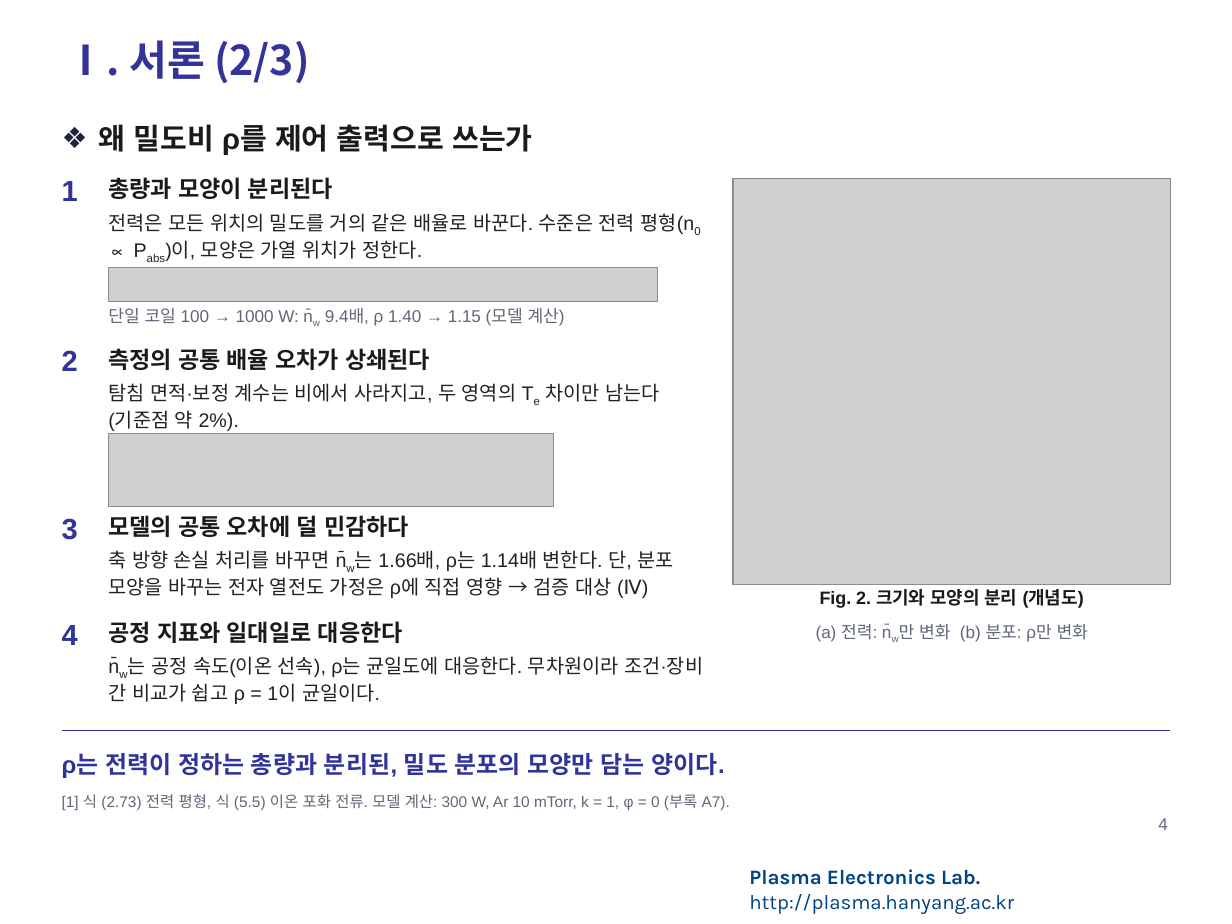
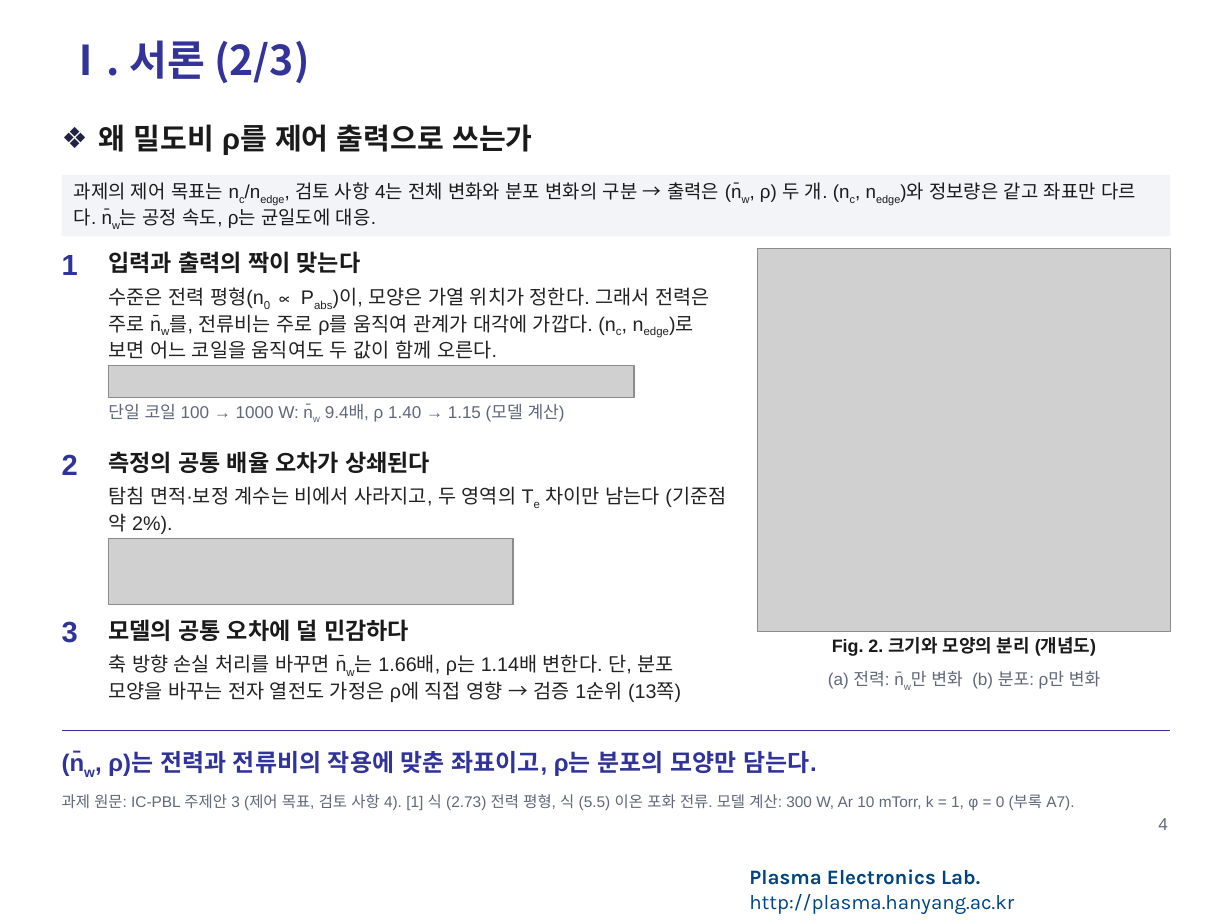
Before and after one commit to garlicjam-pyo/plasma, a slide deck: slide 4 of presentations/1차발표_피드백반영판.pptx. Drawn at 1232x924 pixels with LibreOffice and Linux fonts; fonts in the diff are those of the drawing; grey boxes stand for pictures; background and template pictures are left out. Boxes give left, top, right and bottom in pixels: in the first picture for what was removed or moved away, otherwise in the second. Text is boxed around its words. In the diff, an @@ line names an element or a change of style, - is before the commit and + after.

```diff
--- a/presentations/1차발표_피드백반영판.pptx
+++ b/presentations/1차발표_피드백반영판.pptx
@@ rectangle added at [62,175,1170,237], fill #F2F4F8, 11 pt, text #1A1A1A @@
+과제의 제어 목표는 nc/nedge, 검토 사항 4는 전체 변화와 분포 변화의 구분 → 출력은 (n̄w, ρ) 두 개. (nc, nedge)와 정보량은 같고 좌표만 다르다. n̄w는 공정 속도, ρ는 균일도에 대응.
@@ text removed at [108,177,333,199] @@
-총량과 모양이 분리된다
@@ text "1": place and size @@
-text "1" at [62,181,78,201]
+text "1" at [62,255,78,275]
@@ text added at [108,251,361,273], 13.5 pt, text #1A1A1A, bold @@
+입력과 출력의 짝이 맞는다
@@ picture: place and size @@
-picture at [733,179,1170,584]
+picture at [758,249,1170,632]
@@ text at [108,287,709,359]: text changed @@
-전력은 모든 위치의 밀도를 거의 같은 배율로 바꾼다. 수준은 전력 평형(n0 ∝ Pabs)이, 모양은 가열 위치가 정한다.
+수준은 전력 평형(n0 ∝ Pabs)이, 모양은 가열 위치가 정한다. 그래서 전력은 주로 n̄w를, 전류비는 주로 ρ를 움직여 관계가 대각에 가깝다. (nc, nedge)로 보면 어느 코일을 움직여도 두 값이 함께 오른다.
@@ picture: place and size @@
-picture at [108,267,658,302]
+picture at [108,365,634,397]
@@ text "단일 코일 100 → 1000 ...": place and size @@
-text "단일 코일 100 → 1000 ..." at [108,308,565,326]
+text "단일 코일 100 → 1000 ..." at [108,404,565,422]
@@ text "2": place and size @@
-text "2" at [62,350,78,371]
+text "2" at [62,454,78,475]
@@ text "측정의 공통 배율 오차가 상쇄된다": place and size @@
-text "측정의 공통 배율 오차가 상쇄된다" at [108,348,430,370]
+text "측정의 공통 배율 오차가 상쇄된다" at [108,451,430,473]
@@ picture removed at [108,434,553,506] @@
@@ text "탐침 면적·보정 계수는 비에서 사라지고, ..." rewrapped from [108,383,660,431] to [108,486,726,534] @@
@@ picture added at [108,538,514,605] @@
@@ text "3": place and size @@
-text "3" at [62,518,78,540]
+text "3" at [62,621,78,643]
@@ text removed at [62,625,78,645] @@
-4
@@ text "모델의 공통 오차에 덜 민감하다": place and size @@
-text "모델의 공통 오차에 덜 민감하다" at [108,515,409,537]
+text "모델의 공통 오차에 덜 민감하다" at [108,619,409,641]
@@ text removed at [108,621,403,643] @@
-공정 지표와 일대일로 대응한다
@@ text at [108,654,681,702]: text changed @@
-축 방향 손실 처리를 바꾸면 n̄w는 1.66배, ρ는 1.14배 변한다. 단, 분포 모양을 바꾸는 전자 열전도 가정은 ρ에 직접 영향 → 검증 대상 (Ⅳ)
+축 방향 손실 처리를 바꾸면 n̄w는 1.66배, ρ는 1.14배 변한다. 단, 분포 모양을 바꾸는 전자 열전도 가정은 ρ에 직접 영향 → 검증 1순위 (13쪽)
@@ text removed at [108,656,703,704] @@
-n̄w는 공정 속도(이온 선속), ρ는 균일도에 대응한다. 무차원이라 조건·장비 간 비교가 쉽고 ρ = 1이 균일이다.
@@ text "Fig. 2. 크기와 모양의 분리 ...": place and size @@
-text "Fig. 2. 크기와 모양의 분리 ..." at [820,589,1084,608]
+text "Fig. 2. 크기와 모양의 분리 ..." at [832,637,1096,656]
@@ text "(a) 전력: n̄w만 변화 (b) ...": place and size @@
-text "(a) 전력: n̄w만 변화 (b) ..." at [816,624,1088,642]
+text "(a) 전력: n̄w만 변화 (b) ..." at [828,671,1100,689]
@@ text at [62,751,817,777]: text changed @@
-ρ는 전력이 정하는 총량과 분리된, 밀도 분포의 모양만 담는 양이다.
+(n̄w, ρ)는 전력과 전류비의 작용에 맞춘 좌표이고, ρ는 분포의 모양만 담는다.
@@ text at [62,794,1074,810]: text changed @@
-[1] 식 (2.73) 전력 평형, 식 (5.5) 이온 포화 전류. 모델 계산: 300 W, Ar 10 mTorr, k = 1, φ = 0 (부록 A7).
+과제 원문: IC-PBL 주제안 3 (제어 목표, 검토 사항 4). [1] 식 (2.73) 전력 평형, 식 (5.5) 이온 포화 전류. 모델 계산: 300 W, Ar 10 mTorr, k = 1, φ = 0 (부록 A7).
```
Also in this commit, not shown: 12 other slides changed, 2 slides added, 1 slide removed, 15 other files.
